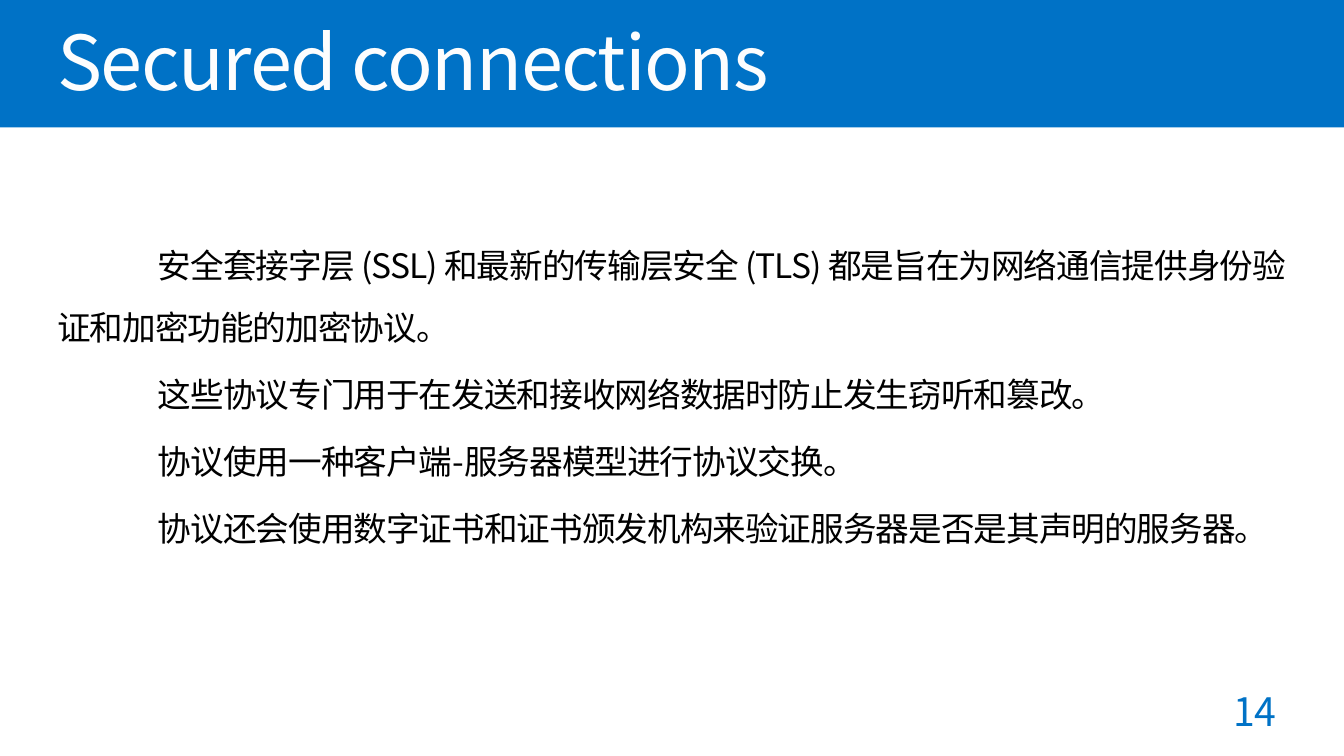
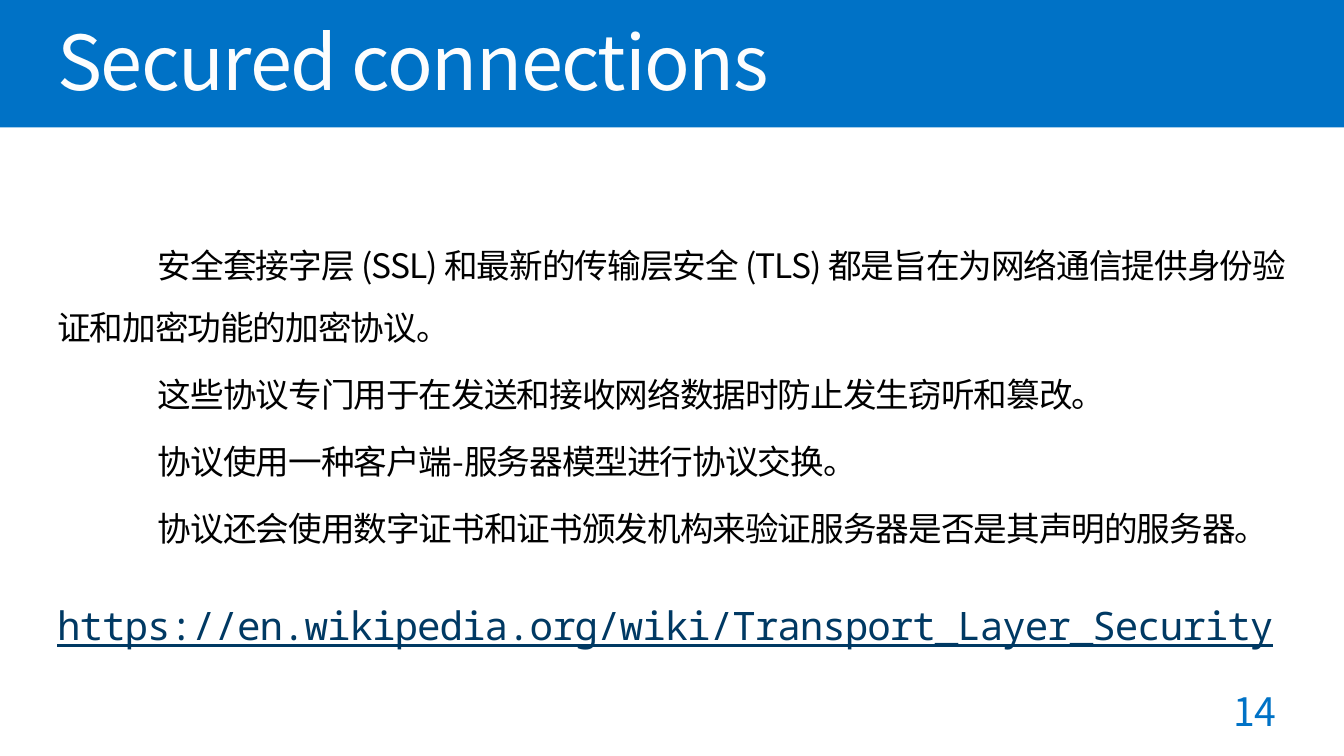
Before and after one commit to gfzheng/MOSAD, a slide deck: slide 14 of Keynotes/week7网络访问.pptx. Drawn at 1344x756 pixels with LibreOffice and Linux fonts; fonts in the diff are those of the drawing. Boxes give left, top, right and bottom in pixels: in the first picture for what was removed or moved away, otherwise in the second. Text is boxed around its words. In the diff, an @@ line names an element or a change of style, - is before the commit and + after.

Commit message:
add wikipedia link

```diff
--- a/Keynotes/week7网络访问.pptx
+++ b/Keynotes/week7网络访问.pptx
@@ text at [57, 610, 1273, 650]: paragraph added @@
+https://en.wikipedia.org/wiki/Transport_Layer_Security
```
Also in this commit, not shown: 3 other slides changed.
